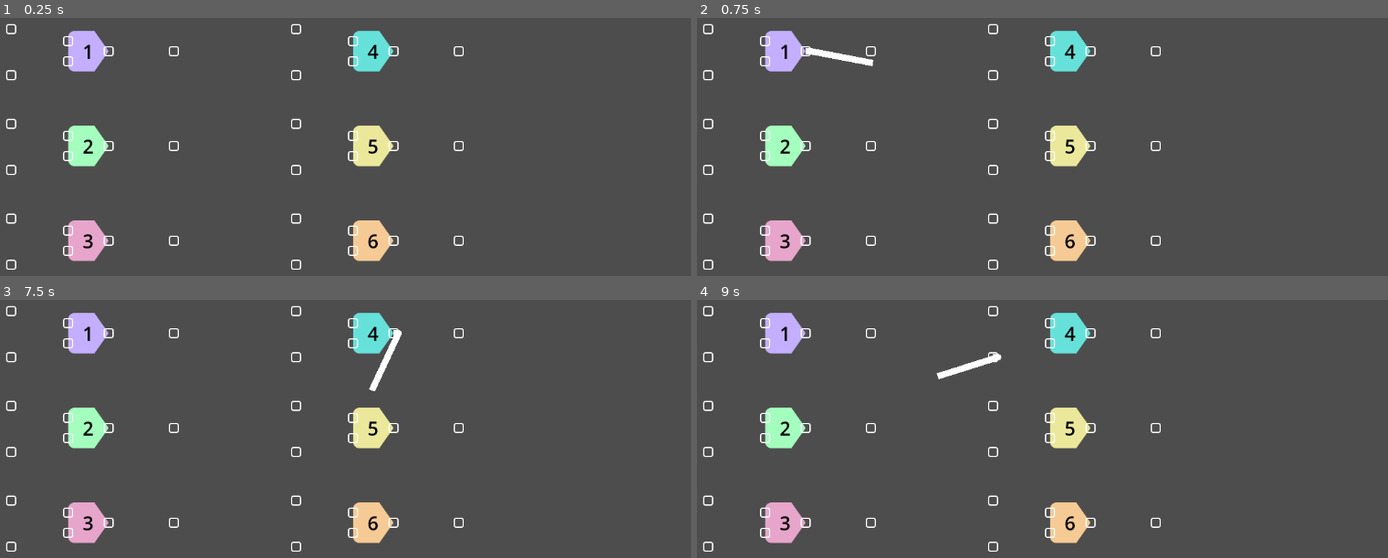
Above: before the commit, frames 1-4 (two rows, left to right).
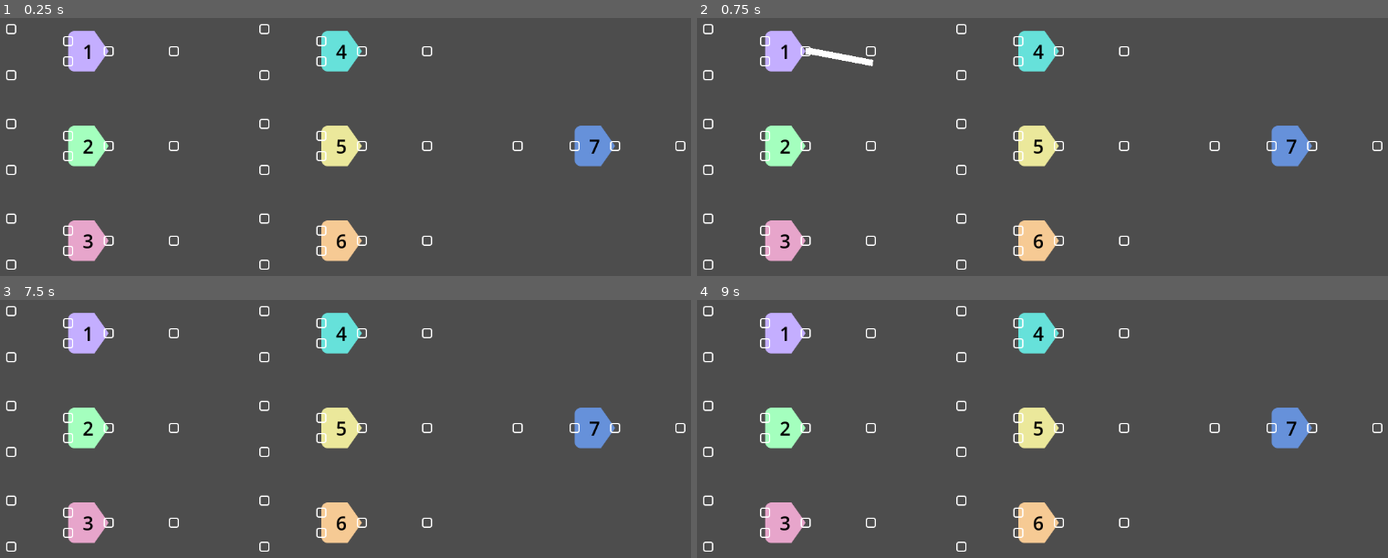
Above: after the commit, the same moments.

Repository: CUGG-2025-Puzzlers/detective-shrimp
Game: Godot game, scene res://scenes/casette_puzzle/gate_tests.tscn
Two runs of this game, one before a commit and one after it. Both use one fixed random seed, a clock stepped at 60 frames per second and the inputs below. This scene is started directly instead of the project's main scene.
Inputs (mouse positions are in pixels of both pictures, inside the frame that each line leads up to):
- Up to frame 1 (0.25 s): no input
- Up to frame 2 (0.75 s): tap Enter at 0.5 s; drag from (807, 51) to (1111, 108) at 0.52 s
- Up to frame 3 (7.5 s): drag from (13, 310) to (outside the picture) at 1.27 s; move the mouse to (13, 356) at 2.02 s; click (13, 356) at 2.17 s; tap Space at 2.75 s; drag from (110, 521) to (117, 418) at 2.77 s; drag from (13, 501) to (373, 478) at 3.52 s; drag from (13, 547) to (228, 377) at 4.27 s; move the mouse to (110, 429) at 5.02 s; click (110, 429) at 5.17 s; tap Enter at 5.75 s; drag from (13, 405) to (193, 498) at 5.77 s; drag from (13, 452) to (414, 390) at 6.52 s; drag from (393, 333) to (outside the picture) at 7.27 s
- Up to frame 4 (9 s): move the mouse to (994, 310) at 8.02 s; click (994, 310) at 8.17 s; tap Space at 8.75 s; drag from (994, 356) to (814, 418) at 8.77 s

The runs differ from the first frame. In frame 1, 5.8% of the frame differs, in the area x 37-100%, y 2-98%; in frame 2, 5.8%; in frame 3, 6.1%; in frame 4, 6.1%.

Commit message:
Created NOT gate

Diff:
--- a/scenes/casette_puzzle/gate_tests.tscn
+++ b/scenes/casette_puzzle/gate_tests.tscn
@@ -8,6 +8,7 @@
 [ext_resource type="PackedScene" uid="uid://cb8ou2h3t2tol" path="res://scenes/casette_puzzle/nor_gate.tscn" id="6_5r0jm"]
 [ext_resource type="PackedScene" uid="uid://cyi8enbwjas5f" path="res://scenes/casette_puzzle/xor_gate.tscn" id="7_nv61p"]
 [ext_resource type="PackedScene" uid="uid://bt327g5yqnw88" path="res://scenes/casette_puzzle/xnor_gate.tscn" id="8_uec5i"]
+[ext_resource type="PackedScene" uid="uid://brtj6y84xuyc0" path="res://scenes/casette_puzzle/not_gate.tscn" id="9_m6fgy"]
 
 [node name="Gate Tests" type="Node2D"]
 
@@ -124,13 +125,14 @@
 metadata/_edit_use_anchors_ = true
 
 [node name="NOR Test" type="Node2D" parent="."]
-position = Vector2(500, 50)
+position = Vector2(450, 50)
 
 [node name="NOR Gate" parent="NOR Test" instance=ExtResource("6_5r0jm")]
 offset_left = 98.0
 offset_top = 11.0
 offset_right = 162.0
 offset_bottom = 75.0
+metadata/_edit_use_anchors_ = true
 
 [node name="Label4" type="Label" parent="NOR Test/NOR Gate"]
 layout_mode = 1
@@ -144,6 +146,7 @@
 text = "4"
 horizontal_alignment = 1
 vertical_alignment = 1
+metadata/_edit_use_anchors_ = true
 
 [node name="Wire" parent="NOR Test" instance=ExtResource("2_x2hrl")]
 metadata/_edit_use_anchors_ = true
@@ -161,13 +164,14 @@
 metadata/_edit_use_anchors_ = true
 
 [node name="XOR Test" type="Node2D" parent="."]
-position = Vector2(500, 200)
+position = Vector2(450, 200)
 
 [node name="XOR Gate" parent="XOR Test" instance=ExtResource("7_nv61p")]
 offset_left = 98.0
 offset_top = 11.0
 offset_right = 162.0
 offset_bottom = 75.0
+metadata/_edit_use_anchors_ = true
 
 [node name="Label5" type="Label" parent="XOR Test/XOR Gate"]
 layout_mode = 1
@@ -181,6 +185,7 @@
 text = "5"
 horizontal_alignment = 1
 vertical_alignment = 1
+metadata/_edit_use_anchors_ = true
 
 [node name="Wire" parent="XOR Test" instance=ExtResource("2_x2hrl")]
 metadata/_edit_use_anchors_ = true
@@ -197,16 +202,17 @@
 offset_bottom = 51.0
 metadata/_edit_use_anchors_ = true
 
-[node name="XNOR Test2" type="Node2D" parent="."]
-position = Vector2(500, 350)
-
-[node name="XNOR Gate" parent="XNOR Test2" instance=ExtResource("8_uec5i")]
-offset_left = 98.0
-offset_top = 11.0
-offset_right = 162.0
-offset_bottom = 75.0
-
-[node name="Label6" type="Label" parent="XNOR Test2/XNOR Gate"]
+[node name="XNOR Test" type="Node2D" parent="."]
+position = Vector2(450, 350)
+
+[node name="XNOR Gate" parent="XNOR Test" instance=ExtResource("8_uec5i")]
+offset_left = 98.0
+offset_top = 11.0
+offset_right = 162.0
+offset_bottom = 75.0
+metadata/_edit_use_anchors_ = true
+
+[node name="Label6" type="Label" parent="XNOR Test/XNOR Gate"]
 layout_mode = 1
 anchors_preset = 15
 anchor_right = 1.0
@@ -218,18 +224,54 @@
 text = "6"
 horizontal_alignment = 1
 vertical_alignment = 1
-
-[node name="Wire" parent="XNOR Test2" instance=ExtResource("2_x2hrl")]
-metadata/_edit_use_anchors_ = true
-
-[node name="Wire2" parent="XNOR Test2" instance=ExtResource("2_x2hrl")]
-offset_top = 73.0
-offset_bottom = 89.0
-metadata/_edit_use_anchors_ = true
-
-[node name="Gate Input" parent="XNOR Test2" instance=ExtResource("3_3hsje")]
-offset_left = 257.0
-offset_top = 35.0
-offset_right = 273.0
-offset_bottom = 51.0
-metadata/_edit_use_anchors_ = true
+metadata/_edit_use_anchors_ = true
+
+[node name="Wire" parent="XNOR Test" instance=ExtResource("2_x2hrl")]
+metadata/_edit_use_anchors_ = true
+
+[node name="Wire2" parent="XNOR Test" instance=ExtResource("2_x2hrl")]
+offset_top = 73.0
+offset_bottom = 89.0
+metadata/_edit_use_anchors_ = true
+
+[node name="Gate Input" parent="XNOR Test" instance=ExtResource("3_3hsje")]
+offset_left = 257.0
+offset_top = 35.0
+offset_right = 273.0
+offset_bottom = 51.0
+metadata/_edit_use_anchors_ = true
+
+[node name="NOT Test" type="Node2D" parent="."]
+position = Vector2(850, 200)
+
+[node name="NOT Gate" parent="NOT Test" instance=ExtResource("9_m6fgy")]
+offset_left = 98.0
+offset_top = 11.0
+offset_right = 162.0
+offset_bottom = 75.0
+
+[node name="Label7" type="Label" parent="NOT Test/NOT Gate"]
+layout_mode = 1
+anchors_preset = 15
+anchor_right = 1.0
+anchor_bottom = 1.0
+grow_horizontal = 2
+grow_vertical = 2
+theme_override_colors/font_color = Color(0, 0, 0, 1)
+theme_override_font_sizes/font_size = 30
+text = "7"
+horizontal_alignment = 1
+vertical_alignment = 1
+metadata/_edit_use_anchors_ = true
+
+[node name="Wire" parent="NOT Test" instance=ExtResource("2_x2hrl")]
+offset_top = 35.0
+offset_bottom = 51.0
+metadata/_edit_use_anchors_ = true
+
+[node name="Gate Input" parent="NOT Test" instance=ExtResource("3_3hsje")]
+offset_left = 257.0
+offset_top = 35.0
+offset_right = 273.0
+offset_bottom = 51.0
+metadata/_edit_use_anchors_ = true
--- /dev/null
+++ b/scenes/casette_puzzle/not_gate.tscn
@@ -0,0 +1,37 @@
+[gd_scene load_steps=5 format=3 uid="uid://brtj6y84xuyc0"]
+
+[ext_resource type="Texture2D" uid="uid://b01tl21uouprl" path="res://textures/gate_shape_1.png" id="1_tr75b"]
+[ext_resource type="Script" uid="uid://c050tfee8gml8" path="res://scripts/casette_puzzle/not_gate.gd" id="2_tr75b"]
+[ext_resource type="PackedScene" uid="uid://d1r8sisc3ep03" path="res://scenes/casette_puzzle/gate_input.tscn" id="3_h2oe8"]
+[ext_resource type="PackedScene" uid="uid://d3h5vir0t0o3f" path="res://scenes/casette_puzzle/wire.tscn" id="4_4xair"]
+
+[node name="NOT Gate" type="TextureRect" node_paths=PackedStringArray("inputs", "output")]
+self_modulate = Color(0.4, 0.5686275, 0.85490197, 1)
+offset_right = 40.0
+offset_bottom = 40.0
+texture = ExtResource("1_tr75b")
+script = ExtResource("2_tr75b")
+inputs = [NodePath("Gate Input")]
+output = NodePath("Wire")
+
+[node name="Gate Input" parent="." instance=ExtResource("3_h2oe8")]
+layout_mode = 0
+offset_left = -8.0
+offset_top = 24.0
+offset_right = 8.0
+offset_bottom = 40.0
+
+[node name="Wire" parent="." instance=ExtResource("4_4xair")]
+layout_mode = 1
+anchors_preset = 6
+anchor_left = 1.0
+anchor_top = 0.5
+anchor_right = 1.0
+anchor_bottom = 0.5
+offset_left = -8.0
+offset_top = -8.0
+offset_right = 8.0
+offset_bottom = 8.0
+grow_horizontal = 0
+grow_vertical = 2
+pivot_offset = Vector2(8, 8)
--- a/scripts/casette_puzzle/gate_input.gd
+++ b/scripts/casette_puzzle/gate_input.gd
@@ -30,5 +30,7 @@
 # Relays a state change signal when the connected wire changes state
 func _on_changed_state():
 	stateChanged.emit()
+	print("Connected wire is now ", "null" if (wire == null or wire.state == null)
+	 else "on" if wire.state else "off")
 
 #endregion
--- /dev/null
+++ b/scripts/casette_puzzle/not_gate.gd
@@ -0,0 +1,17 @@
+class_name NotGate
+extends Gate
+
+# Evaluates the NOT gate
+func evaluate() -> void:
+	# Nullifies output if more than 1 input
+	if inputs.size() > 1:
+		output.change_state(null)
+		return
+
+	# Nullfies output if input is null
+	if has_null_connection():
+		output.change_state(null)
+		return
+
+	# Set output to opposite of input
+	output.change_state(!inputs[0].wire.state)
Not shown: 1 places in scenes/casette_puzzle/gate_tests.tscn that only renumber resources
Not shown, added: scripts/casette_puzzle/not_gate.gd.uid
